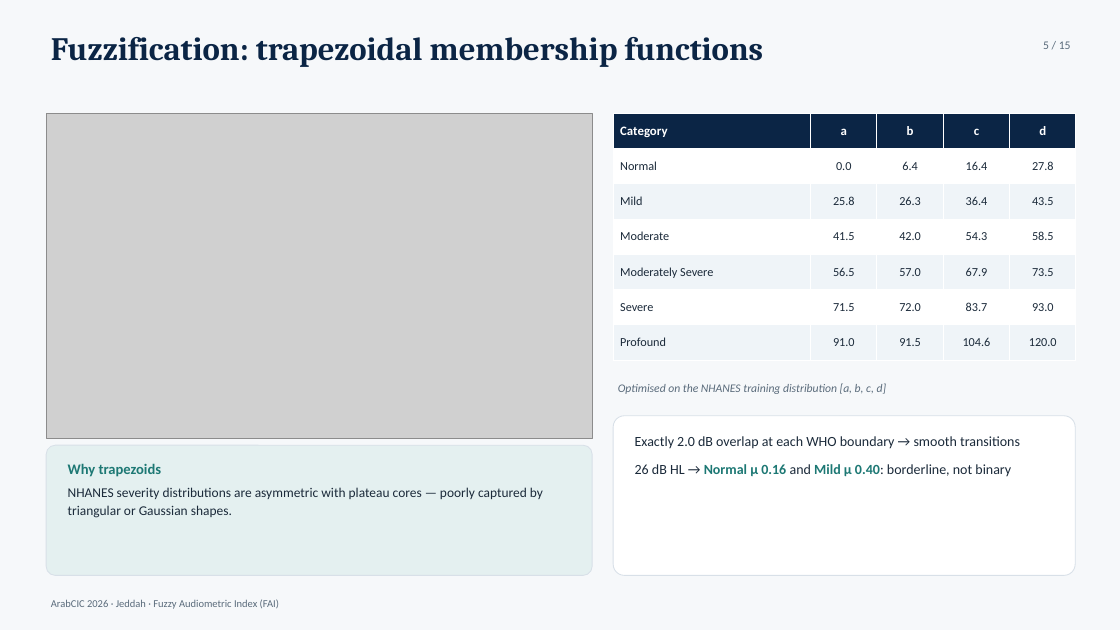
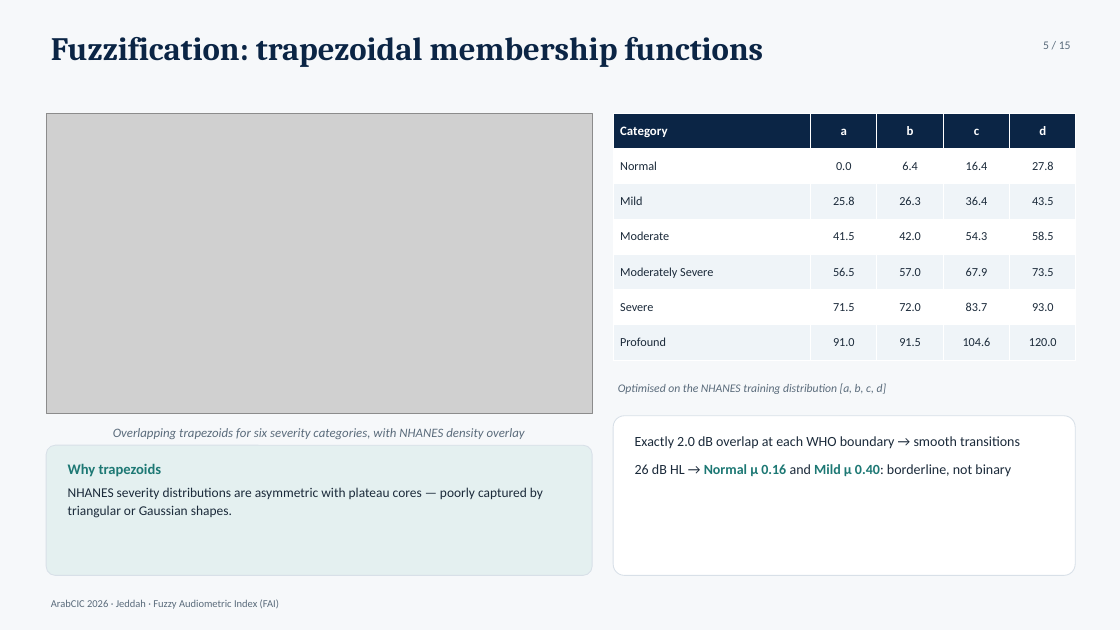
Before and after one commit to ameye/fuzzy-audiogram, a slide deck: slide 5 of arabcic2026/arabcic2026_fuzzy_audiogram.pptx. Drawn at 1120x630 pixels with LibreOffice and Linux fonts; fonts in the diff are those of the drawing; grey boxes stand for pictures. Boxes give left, top, right and bottom in pixels: in the first picture for what was removed or moved away, otherwise in the second. Text is boxed around its words. In the diff, an @@ line names an element or a change of style, - is before the commit and + after.

```diff
--- a/arabcic2026/arabcic2026_fuzzy_audiogram.pptx
+++ b/arabcic2026/arabcic2026_fuzzy_audiogram.pptx
@@ picture: place and size @@
-picture at <box>46,113,592,439</box>
+picture at <box>46,113,592,414</box>
@@ text "Overlapping trapezoids for six severity ..." rewrapped from <box>99,463,345,499</box> to <box>113,428,525,439</box> @@
```
Also in this commit, not shown: 4 other slides changed, 33 other files.
